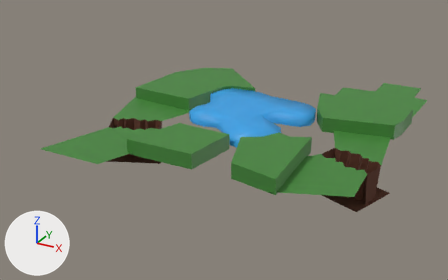
Before and after pictures for a commit that changed the FBX model Assets/Art/Models/Scenario/ChaoPrimaveraBlocagem.fbx.
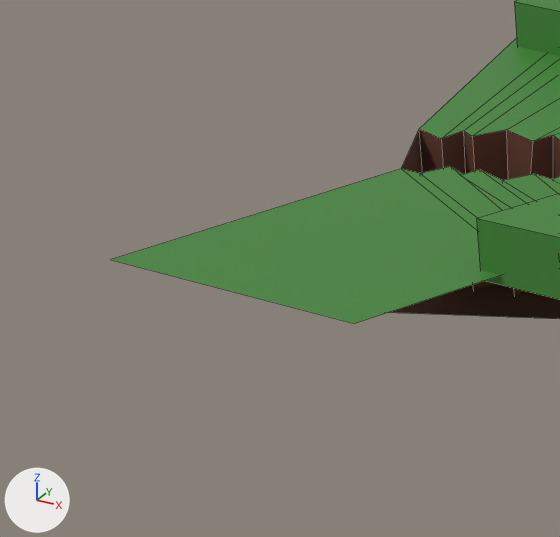
Each version appears first whole from a 50 mm lens placed at (161.0, -312.3, 141.1), pointed at (-7.8, -5.3, -12.4), and next in a close-up on the part from 3% to 33% of the width and 31% to 77% of the height. The axes (+X, +Y, +Z) are drawn at lower left. The lights are the same throughout. The older version's two pictures come first. The close-ups show mesh edges as thin lines. Where no turn or scale is listed for an object, it has been applied to the vertices.

Names of what the first close-up shows: 'Chao'.
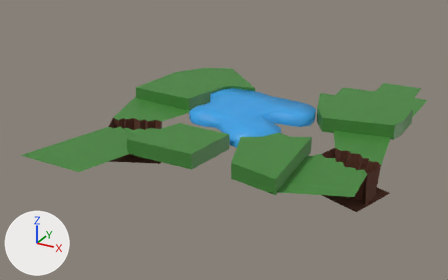
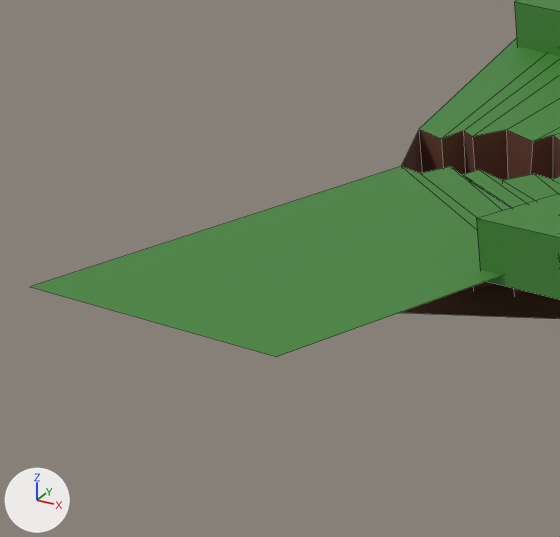
Commit message: mudancas chao

What differs and where, as boxes [x1, y1, x2, y2] in the close-ups (560 x 537 px; the box of a moved part takes in the faces that stretch with it):
'Chao', reshaped
    before: [111, 0, 560, 324]
    after: [31, 0, 560, 357]
part 1 of me_cube_001, moved or reshaped
    before: [111, 169, 501, 324]
    after: [31, 166, 502, 357]

The change, as a list of edits to the scene's bpy script:
```text
Change me_cube_001:
    used by ob_chao; location = (0.0, 0.0, 0.0)
    remove me_cube_001.from_pydata(...)  # 304 vertices, 221 faces; spans x -81.0..98.0, y -89.0..115.0, z -20.0..8.0
    add me_cube_001.from_pydata(...)  # 304 vertices, 221 faces; spans x -81.0..98.0, y -101.0..115.0, z -20.0..8.0
    me_cube_001 part 1
    me_cube_001.vertices[64].co: (-77.0, -89.0, 0.0) -> (-80.0, -101.0, 0.0)  # pixel (110, 259) -> pixel (29, 286)
    me_cube_001.vertices[65].co: (-36.0, -89.0, 0.0) -> (-39.0, -101.0, 0.0)  # pixel (354, 323) -> pixel (276, 356)
```
